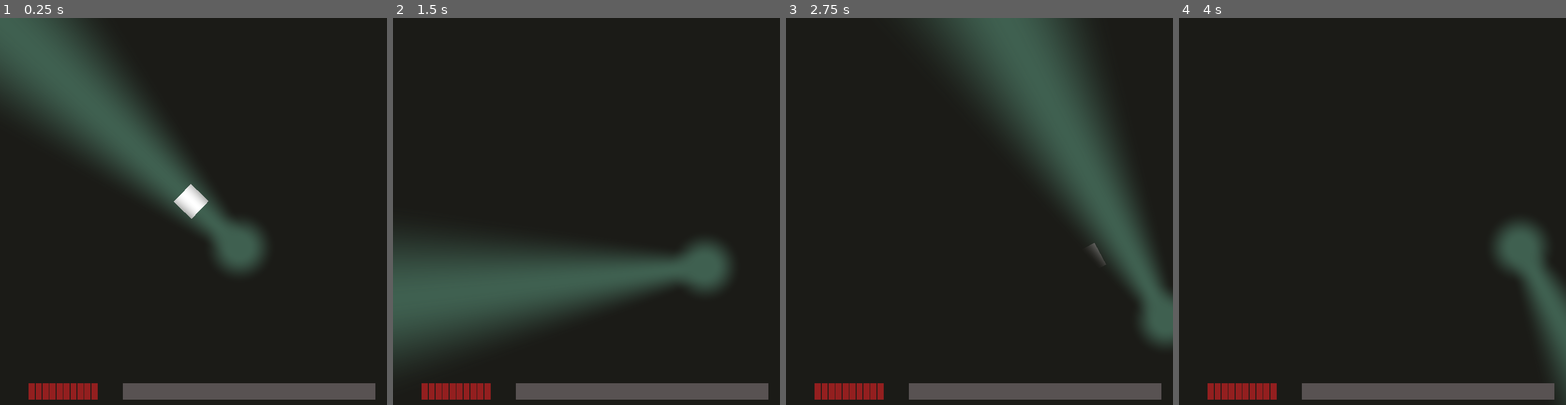
Above: before the commit, frames 1-4 (left to right).
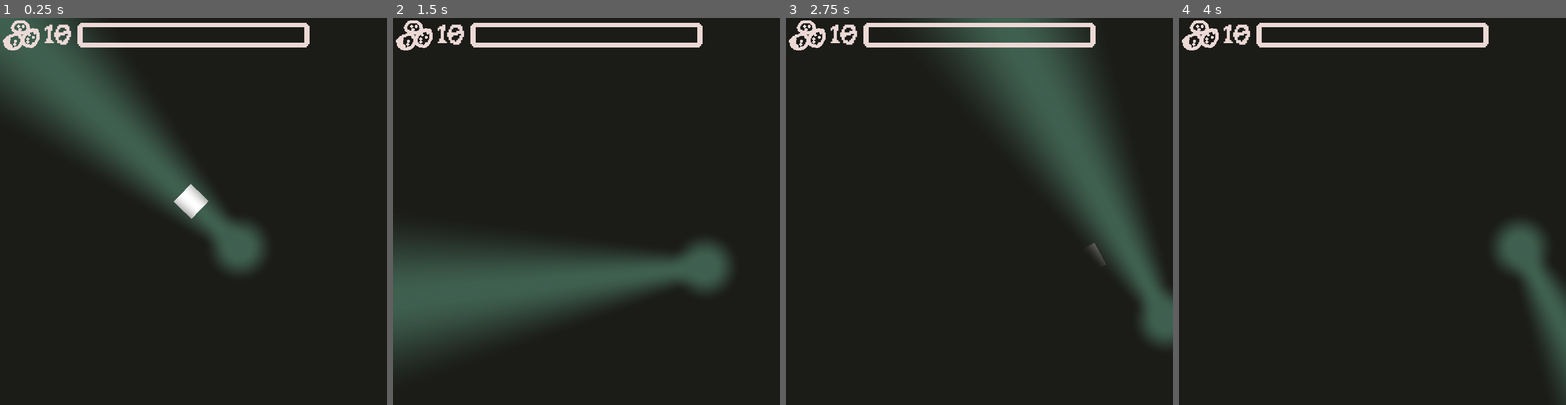
Above: after the commit, the same moments.

Repository: nolenroyalty/flashlight-survivors
Game: Godot game, scene res://Main.tscn
Two runs of this game, one before a commit and one after it. Both use one fixed random seed, a clock stepped at 60 frames per second and the inputs below.
Inputs (mouse positions are in pixels of both pictures, inside the frame that each line leads up to):
- Up to frame 1 (0.25 s): no input
- Up to frame 2 (1.5 s): tap Enter at 0.5 s; move the mouse to (671, 192) at 0.52 s; hold D (player_right) 0.53-1.28 s; move the mouse to (509, 230) at 1.27 s; hold S (player_down) from 1.28 s (still down)
- Up to frame 3 (2.75 s): move the mouse to (1018, 126) at 2.02 s; release S (player_down) at 2.03 s; hold D (player_right) from 2.03 s (still down)
- Up to frame 4 (4 s): move the mouse to (1353, 288) at 2.77 s; release D (player_right) at 2.78 s; hold W (player_up) 2.78-3.53 s; move the mouse to (1488, 269) at 3.52 s; hold A (player_left) from 3.53 s (still down)

The runs differ from the first frame. In frame 1, 5.5% of the frame differs, in the area x 0-97%, y 0-99%; in frame 2, 5.6%; in frame 3, 5.6%; in frame 4, 5.6%.

Commit message:
xpbar adjustment, health, camera shake

Diff:
--- a/Main.gd
+++ b/Main.gd
@@ -6,6 +6,7 @@
 onready var player = $Player
 onready var healthbar = $Healthbar
 onready var xpbar = $XPBar
+onready var camera = $ShakeCamera
 var rng : RandomNumberGenerator
 
 func upgrade_finished(ud):
@@ -21,9 +22,10 @@
 
 # Called when the node enters the scene tree for the first time.
 func _ready():
-	player.connect("health_set", healthbar, "set_health")
+	var _ignore = State.connect("health_set", healthbar, "set_health")
 	xpbar.connect("reached_level", self, "on_reached_level")
-	healthbar.set_health(player.health)
+	healthbar.set_health(State.player_health)
+	State.connect("add_trauma", camera, "add_trauma")
 	U.player = player
 	U.xpbar = xpbar
 	rng = RandomNumberGenerator.new()
--- a/Main.tscn
+++ b/Main.tscn
@@ -7,6 +7,7 @@
 [ext_resource path="res://ui/XPBar.tscn" type="PackedScene" id=5]
 [ext_resource path="res://environment/OuterWalls.tscn" type="PackedScene" id=6]
 [ext_resource path="res://light-sources/FireAlarm.tscn" type="PackedScene" id=7]
+[ext_resource path="res://ShakeCamera.gd" type="Script" id=8]
 
 [node name="Main" type="Node2D"]
 script = ExtResource( 3 )
@@ -27,14 +28,20 @@
 z_index = 1
 
 [node name="Healthbar" parent="." instance=ExtResource( 4 )]
-position = Vector2( 37, 472 )
+position = Vector2( 4, 3 )
 z_index = 1
 
 [node name="XPBar" parent="." instance=ExtResource( 5 )]
-position = Vector2( 159, 472 )
+position = Vector2( 250, 22 )
 z_index = 1
 
 [node name="OuterWalls" parent="." instance=ExtResource( 6 )]
+position = Vector2( 0, 52 )
 
 [node name="FireAlarm" parent="." instance=ExtResource( 7 )]
-position = Vector2( 0, -1 )
+position = Vector2( -2, -2 )
+
+[node name="ShakeCamera" type="Camera2D" parent="."]
+anchor_mode = 0
+current = true
+script = ExtResource( 8 )
--- /dev/null
+++ b/ShakeCamera.gd
@@ -0,0 +1,39 @@
+extends Camera2D
+
+#https://kidscancode.org/godot_recipes/3.x/2d/screen_shake/index.html
+
+export var decay = 0.9  # How quickly the shaking stops [0, 1].
+export var max_offset = Vector2(500, 500)  # Maximum hor/ver shake in pixels.
+export var max_roll = 0.0  # Maximum rotation in radians (use sparingly).
+export (NodePath) var target  # Assign the node this camera will follow.
+
+onready var noise = OpenSimplexNoise.new()
+var noise_y = 0
+var trauma = 0.0  # Current shake strength.
+var trauma_power = 2  # Trauma exponent. Use [2, 3].
+
+func _ready():
+	randomize()
+	noise.seed = randi()
+	noise.period = 4
+	noise.octaves = 2
+	current = true
+
+func add_trauma(amount):
+	print("trauma mama")
+	trauma = min(trauma + amount, 1.0)
+
+func shake():
+	var amount = pow(trauma, trauma_power)
+	noise_y += 1
+	rotation = max_roll * amount * noise.get_noise_2d(noise.seed, noise_y)
+	offset.x = max_offset.x * amount * noise.get_noise_2d(noise.seed*2, noise_y)
+	offset.y = max_offset.y * amount * noise.get_noise_2d(noise.seed*3, noise_y)
+	print("%s | %s | %s" % [rotation, offset.x, offset.y])
+
+func _process(delta):
+	if target:
+		global_position = get_node(target).global_position
+	if trauma:
+		trauma = max(trauma - decay * delta, 0)
+		shake()
--- a/globals/State.gd
+++ b/globals/State.gd
@@ -4,6 +4,7 @@
 signal health_set(amount)
 signal lamp_increased(level)
 signal alarm_enabled()
+signal add_trauma(amount)
 
 const MAX_HEALTH = 10
 var player_health = MAX_HEALTH
@@ -16,6 +17,7 @@
 		player_health = 0
 		emit_signal("player_died")
 	emit_signal("health_set", player_health)
+	emit_signal("add_trauma", 0.25)
 
 func increase_health(amount):
 	player_health += amount
--- a/player/Player.gd
+++ b/player/Player.gd
@@ -1,12 +1,9 @@
 extends KinematicBody2D
 
-signal health_set(amount)
-
 export (int)var SPEED = 100
-var health = 10
 var myidx = 2;
 var invincible = false
-var iframe_duration = 0.6
+var iframe_duration = 1.25
 
 # Need to prevent moving outside of the screen!
 func _physics_process(_delta):
@@ -36,16 +33,14 @@
 	else:
 		invincible = true
 		var t = get_tree().create_tween()
-		t.tween_property(self, "modulate", Color("#696969"), iframe_duration / 2.0)
-		t.tween_property(self, "modulate", Color("#ffffff"), iframe_duration / 2.0)
+		var t2 = get_tree().create_tween()
+		var duration = iframe_duration / 2.0
+		t.tween_property(self, "modulate:a", 0.25, duration)
+		t2.tween_property(self, "scale", U.v(0.75, 0.75), duration)
+		t2.tween_property(self, "scale", U.v(1.0, 1.0), duration)
+		t.tween_property(self, "modulate:a", 1.0, duration)
 		t.tween_property(self, "invincible", false, 0.0)
-		print("ow")
-		# add iframes
-		health -= amount
-		health = max(health, 0)
-		emit_signal("health_set", health)
-		if health <= 0:
-			print("oh noooo")
+		State.decrease_health(amount)
 
 func _process(_delta):
 	if Input.is_action_just_pressed("debug_emit_fixed_light"):
--- a/ui/Healthbar.gd
+++ b/ui/Healthbar.gd
@@ -5,6 +5,7 @@
 onready var nuggetbox = $NuggetBox
 
 func set_health(amount):
+	$Label.text = str(amount)
 	var count = nuggetbox.get_child_count()
 	if amount == count:
 		print("Maybe bug: asked to set health to its current value??")
--- a/ui/Healthbar.tscn
+++ b/ui/Healthbar.tscn
@@ -1,12 +1,19 @@
-[gd_scene load_steps=3 format=2]
+[gd_scene load_steps=6 format=2]
 
 [ext_resource path="res://ui/Healthbar.gd" type="Script" id=1]
 [ext_resource path="res://ui/HealthbarNugget.tscn" type="PackedScene" id=2]
+[ext_resource path="res://Aseprite/meatballs.png" type="Texture" id=3]
+[ext_resource path="res://fonts/BasicHandwriting.ttf" type="DynamicFontData" id=4]
+
+[sub_resource type="DynamicFont" id=1]
+size = 32
+font_data = ExtResource( 4 )
 
 [node name="Healthbar" type="Node2D"]
 script = ExtResource( 1 )
 
 [node name="NuggetBox" type="HBoxContainer" parent="."]
+visible = false
 margin_right = 40.0
 margin_bottom = 8.0
 rect_min_size = Vector2( 0, 8 )
@@ -14,49 +21,63 @@
 
 [node name="HealthbarNugget" parent="NuggetBox" instance=ExtResource( 2 )]
 margin_right = 8.0
-margin_bottom = 16.0
+margin_bottom = 21.0
 
 [node name="HealthbarNugget2" parent="NuggetBox" instance=ExtResource( 2 )]
 margin_left = 9.0
 margin_right = 17.0
-margin_bottom = 16.0
+margin_bottom = 21.0
 
 [node name="HealthbarNugget3" parent="NuggetBox" instance=ExtResource( 2 )]
 margin_left = 18.0
 margin_right = 26.0
-margin_bottom = 16.0
+margin_bottom = 21.0
 
 [node name="HealthbarNugget4" parent="NuggetBox" instance=ExtResource( 2 )]
 margin_left = 27.0
 margin_right = 35.0
-margin_bottom = 16.0
+margin_bottom = 21.0
 
 [node name="HealthbarNugget5" parent="NuggetBox" instance=ExtResource( 2 )]
 margin_left = 36.0
 margin_right = 44.0
-margin_bottom = 16.0
+margin_bottom = 21.0
 
 [node name="HealthbarNugget6" parent="NuggetBox" instance=ExtResource( 2 )]
 margin_left = 45.0
 margin_right = 53.0
-margin_bottom = 16.0
+margin_bottom = 21.0
 
 [node name="HealthbarNugget7" parent="NuggetBox" instance=ExtResource( 2 )]
 margin_left = 54.0
 margin_right = 62.0
-margin_bottom = 16.0
+margin_bottom = 21.0
 
 [node name="HealthbarNugget8" parent="NuggetBox" instance=ExtResource( 2 )]
 margin_left = 63.0
 margin_right = 71.0
-margin_bottom = 16.0
+margin_bottom = 21.0
 
 [node name="HealthbarNugget9" parent="NuggetBox" instance=ExtResource( 2 )]
 margin_left = 72.0
 margin_right = 80.0
-margin_bottom = 16.0
+margin_bottom = 21.0
 
 [node name="HealthbarNugget10" parent="NuggetBox" instance=ExtResource( 2 )]
 margin_left = 81.0
 margin_right = 89.0
-margin_bottom = 16.0
+margin_bottom = 21.0
+
+[node name="Meatballs" type="Sprite" parent="."]
+position = Vector2( 24, 18 )
+texture = ExtResource( 3 )
+
+[node name="Label" type="Label" parent="."]
+margin_left = 50.0
+margin_top = 3.0
+margin_right = 90.0
+margin_bottom = 39.0
+custom_colors/font_color = Color( 0.92549, 0.85098, 0.839216, 1 )
+custom_fonts/font = SubResource( 1 )
+text = "10"
+valign = 1
--- a/ui/XPBar.gd
+++ b/ui/XPBar.gd
@@ -22,6 +22,8 @@
 	xp += amount
 	var req = xp_required()
 	if xp >= req:
+		bar_tween.stop_all()
+		$Foreground.rect_scale.x = 1.0
 		State.player_level += 1
 		xp = xp - req
 		emit_signal("reached_level", State.player_level)
--- a/ui/XPBar.tscn
+++ b/ui/XPBar.tscn
@@ -1,20 +1,19 @@
-[gd_scene load_steps=2 format=2]
+[gd_scene load_steps=3 format=2]
 
 [ext_resource path="res://ui/XPBar.gd" type="Script" id=1]
+[ext_resource path="res://Aseprite/xpbarlong.png" type="Texture" id=2]
 
 [node name="XPBar" type="Node2D"]
 script = ExtResource( 1 )
 
-[node name="Background" type="ColorRect" parent="."]
-margin_right = 326.0
-margin_bottom = 21.0
-color = Color( 0.345098, 0.321569, 0.321569, 1 )
+[node name="Foreground" type="ColorRect" parent="."]
+margin_left = -143.0
+margin_top = -13.0
+margin_right = 143.0
+margin_bottom = 14.0
+color = Color( 0.188235, 0.25098, 0.54902, 1 )
 
-[node name="Foreground" type="ColorRect" parent="."]
-margin_left = 3.0
-margin_top = 2.0
-margin_right = 323.0
-margin_bottom = 19.0
-color = Color( 0.247059, 0.0901961, 0.317647, 1 )
+[node name="Background" type="Sprite" parent="."]
+texture = ExtResource( 2 )
 
 [node name="BarTween" type="Tween" parent="."]
Binary file added: Aseprite/xpbarfillup.aseprite
Binary file added: Aseprite/xpbarfillup.png
Not shown, added: Aseprite/xpbarfillup.png.import
Binary file added: Aseprite/xpbarlong.aseprite
Binary file added: Aseprite/xpbarlong.png
Not shown, added: Aseprite/xpbarlong.png.import
Not shown: 1 places in Main.tscn that only renumber resources
